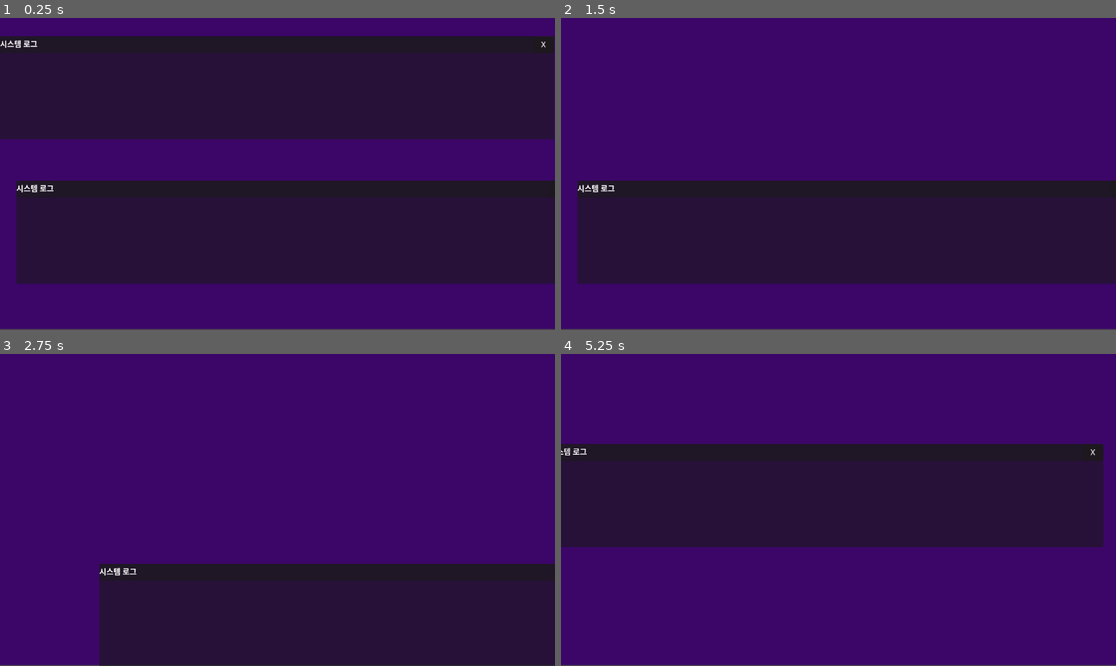
Above: before the commit, frames 1-4 (two rows, left to right).
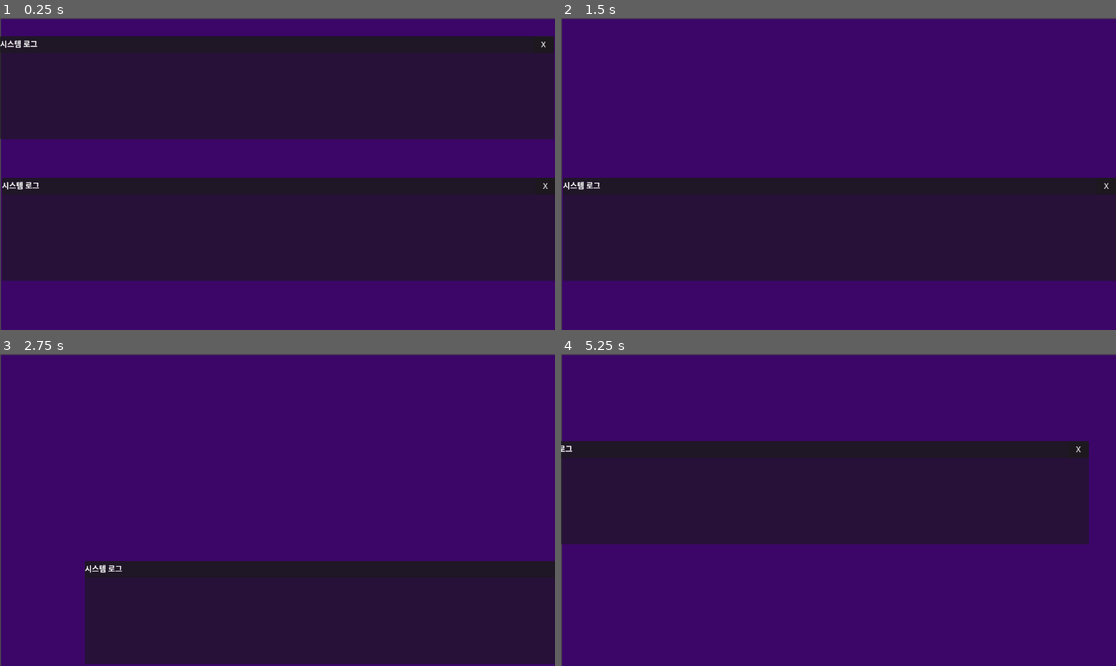
Above: after the commit, the same moments.

Repository: rorena15/llm_game
Game: Godot game, scene res://desktop.tscn
Two runs of this game, one before a commit and one after it. Both use one fixed random seed, a clock stepped at 60 frames per second and the inputs below. This scene is started directly instead of the project's main scene.
Inputs (mouse positions are in pixels of both pictures, inside the frame that each line leads up to):
- Up to frame 1 (0.25 s): no input
- Up to frame 2 (1.5 s): click "X" at 0.5 s; tap Enter at 1.25 s; move the mouse to (960, 158) at 1.27 s; click (960, 158) at 1.42 s
- Up to frame 3 (2.75 s): tap Space at 2 s; drag from (166, 525) to (249, 572) at 2.02 s
- Up to frame 4 (5.25 s): tap Enter at 2.75, 4.25 s; move the mouse to (894, 441) at 2.77 s; click (894, 441) at 2.92 s; tap Space at 3.5, 5 s; drag from (810, 572) to (672, 463) at 3.52 s; move the mouse to (1005, 556) at 4.27 s; click (1005, 556) at 4.42 s; drag from (672, 463) to (755, 432) at 5.02 s

The runs differ from the first frame. In frame 1, 3.3% of the frame differs, in the area x 0-100%, y 0-100%; in frame 2, 3.3%; in frame 3, 2.7%; in frame 4, 3.4%.

Commit message:
app_messenger 생성

Diff:
--- /dev/null
+++ b/godot_project/socialengineeer/app_messenger.tscn
@@ -0,0 +1,15 @@
+[gd_scene load_steps=3 format=3 uid="uid://cx7l83cxv4drh"]
+
+[ext_resource type="PackedScene" uid="uid://c0ngimr0turuu" path="res://windowBase.tscn" id="1_0ii5i"]
+[ext_resource type="PackedScene" uid="uid://73dcxvm8qmxy" path="res://main.tscn" id="2_85kln"]
+
+[node name="App_Messenger" instance=ExtResource("1_0ii5i")]
+
+[node name="TitleLabel" parent="Layout/TitleBar" index="0"]
+text = ""
+
+[node name="CloseButton" parent="Layout/TitleBar" index="1"]
+text = ""
+
+[node name="main" parent="Layout/ContentArea" index="0" instance=ExtResource("2_85kln")]
+layout_mode = 2
--- a/godot_project/socialengineeer/desktop.tscn
+++ b/godot_project/socialengineeer/desktop.tscn
@@ -1,6 +1,6 @@
 [gd_scene load_steps=2 format=3 uid="uid://cr3km66yqn7u8"]
 
-[ext_resource type="PackedScene" uid="uid://c0ngimr0turuu" path="res://window_base.tscn" id="1_73xdc"]
+[ext_resource type="PackedScene" uid="uid://c0ngimr0turuu" path="res://windowBase.tscn" id="1_73xdc"]
 
 [node name="Desktop" type="Control"]
 layout_mode = 3
@@ -12,8 +12,10 @@
 
 [node name="ColorRect" type="ColorRect" parent="."]
 layout_mode = 0
-offset_right = 1152.0
-offset_bottom = 646.0
+offset_left = 2.0
+offset_top = 2.0
+offset_right = 1154.0
+offset_bottom = 648.0
 color = Color(0.237254, 0.0225852, 0.408345, 1)
 
 [node name="WindowBase" parent="." instance=ExtResource("1_73xdc")]
@@ -23,7 +25,7 @@
 
 [node name="WindowBase2" parent="." instance=ExtResource("1_73xdc")]
 layout_mode = 0
-offset_left = 34.0
-offset_top = 338.0
-offset_right = 1184.0
-offset_bottom = 552.0
+offset_left = 4.0
+offset_top = 332.0
+offset_right = 1154.0
+offset_bottom = 546.0
--- a/godot_project/socialengineeer/window_base.tscn
+++ b/godot_project/socialengineeer/windowBase.tscn
@@ -1,6 +1,6 @@
 [gd_scene load_steps=2 format=3 uid="uid://c0ngimr0turuu"]
 
-[ext_resource type="Script" path="res://window_base.gd" id="1_cnube"]
+[ext_resource type="Script" path="res://windowBase.gd" id="1_cnube"]
 
 [node name="WindowBase" type="PanelContainer"]
 offset_right = 1150.0
Renamed: godot_project/socialengineeer/window_base.gd -> godot_project/socialengineeer/windowBase.gd
